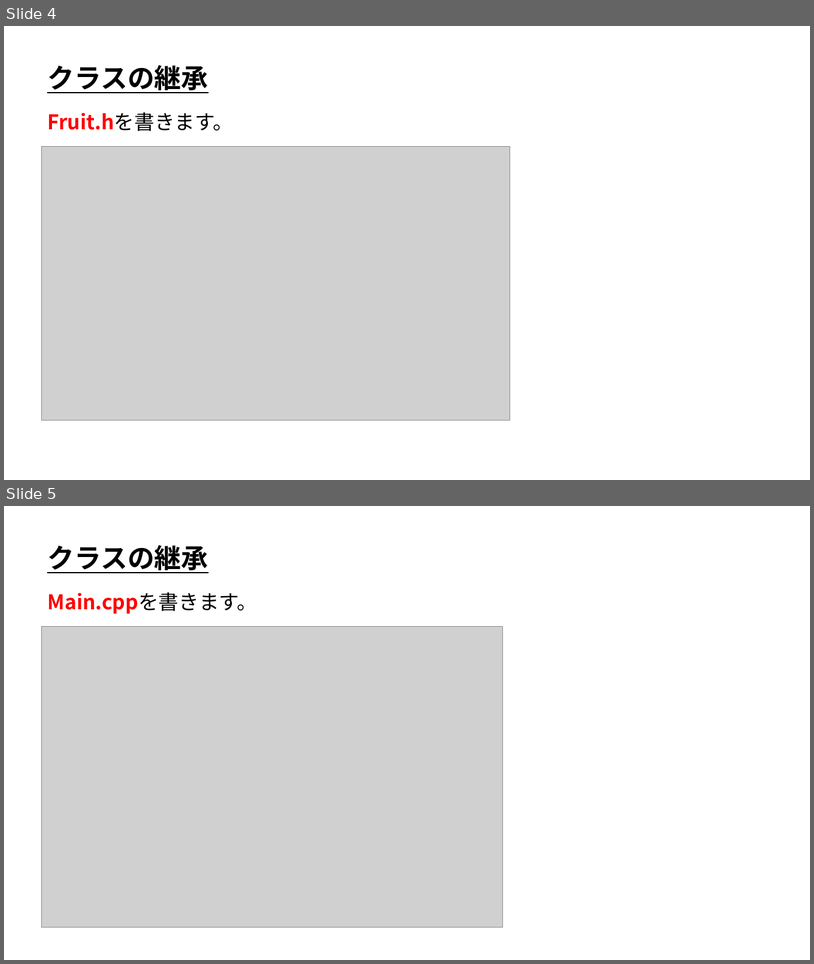
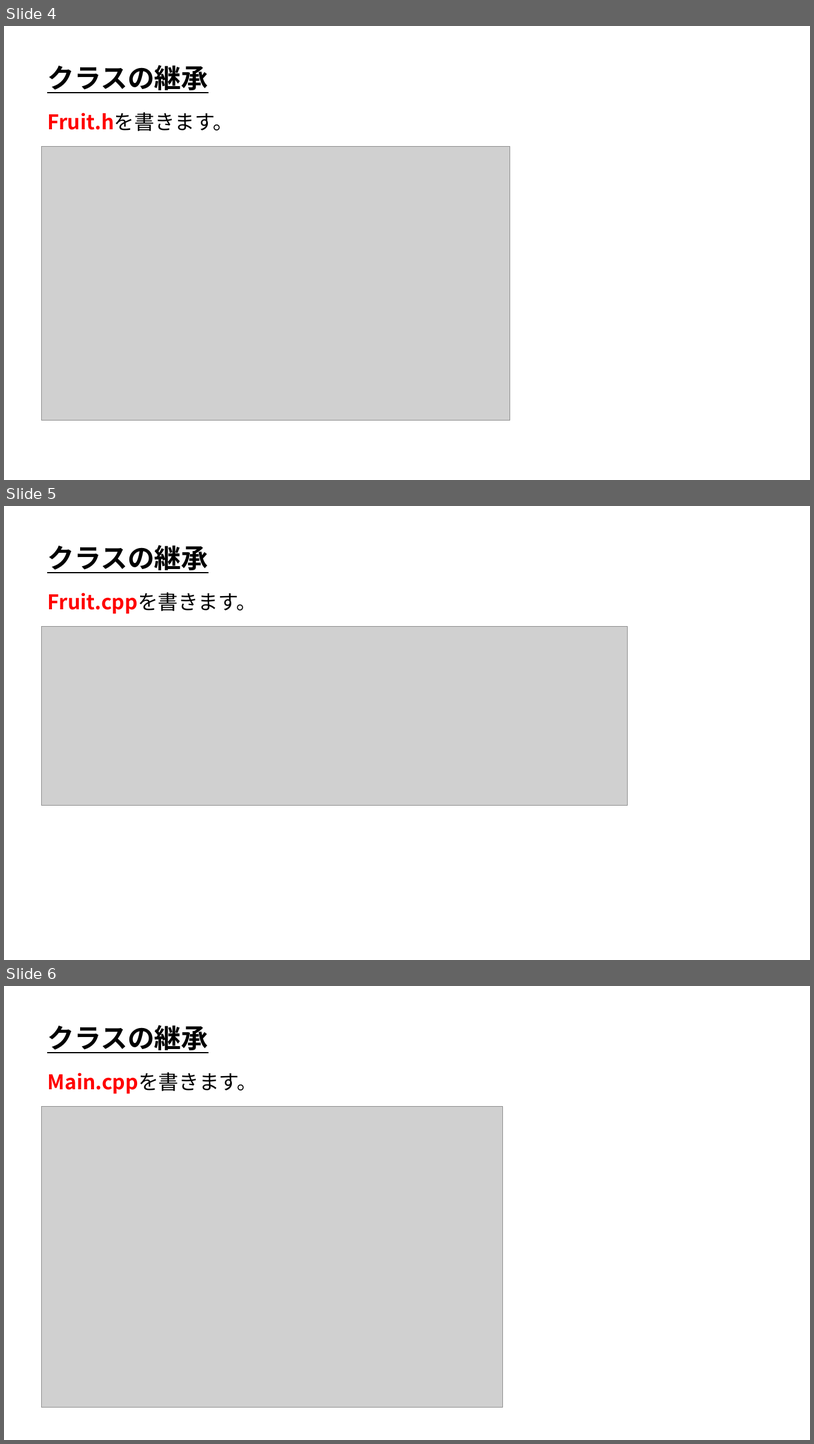
Before and after one commit to ArakiYusuke-Ohara/Textbook, a slide deck: ゲーム科1年/01_後期/プログラミングⅢ/09_クラスの継承.pptx. Shown one above the other, each under a label of ours: slides 4 and 5 before the commit, slides 4, 5 and 6 after it. The pictures are 814x964 and 814x1444 pixels, drawn with LibreOffice and Linux fonts; fonts in the diff are those of the drawing; grey boxes stand for pictures. Boxes give left, top, right and bottom in pixels: in the first picture for what was removed or moved away, otherwise in the second. Text is boxed around its words. In the diff, an @@ line names an element or a change of style, - is before the commit and + after.

Commit message:
ページ抜け修正

```diff
--- a/ゲーム科1年/01_後期/プログラミングⅢ/09_クラスの継承.pptx
+++ b/ゲーム科1年/01_後期/プログラミングⅢ/09_クラスの継承.pptx
@@ slide 5 added at [4,506,810,960], background #FFFFFF @@
@@ text added at [47,545,208,573], 32 pt, text #000000, bold, underline @@
+クラスの継承
@@ text added at [48,592,257,614], 24 pt, text #FF0000, bold @@
+Fruit.cppを書きます。
@@ picture added at [42,627,628,805] @@
@@ what was slide 5 is now slide 6 @@
```
